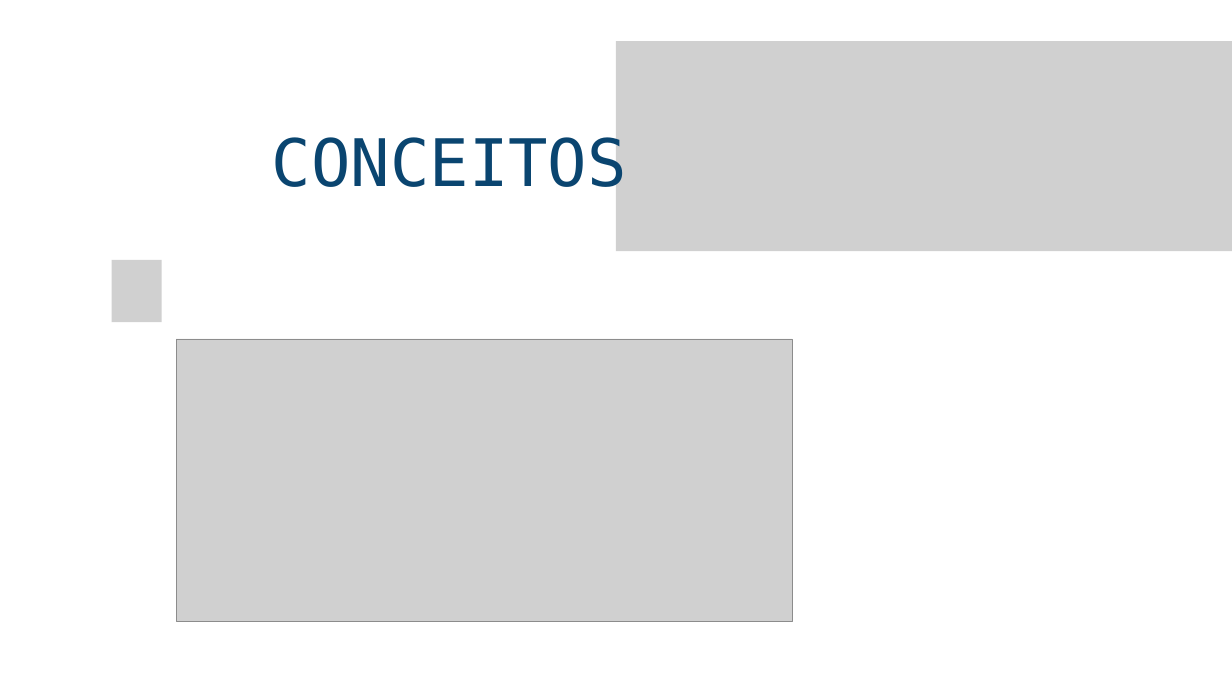
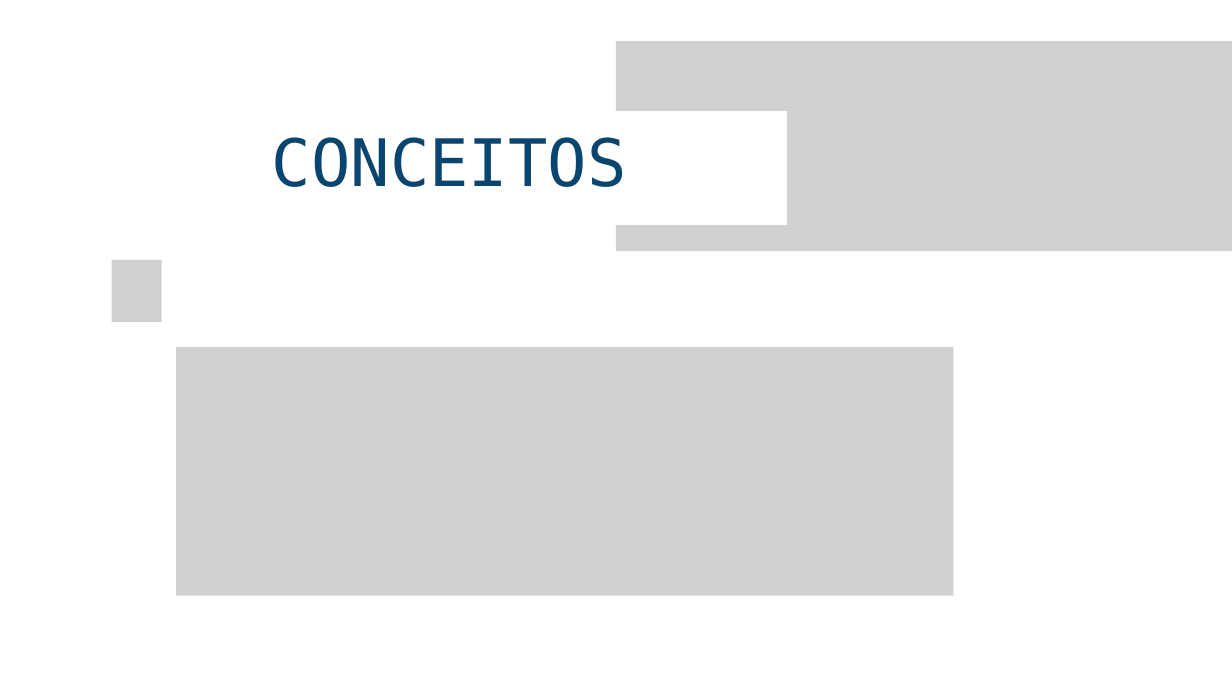
Before and after one commit to jair-ferreira-rodrigues-neto/seminario-grafos, a slide deck: slide 8 of docs/slides/Slides.pptx. Drawn at 1232x693 pixels with LibreOffice and Linux fonts; fonts in the diff are those of the drawing; grey boxes stand for pictures; background and template pictures are left out. Boxes give left, top, right and bottom in pixels: in the first picture for what was removed or moved away, otherwise in the second. Text is boxed around its words. In the diff, an @@ line names an element or a change of style, - is before the commit and + after.

```diff
--- a/docs/slides/Slides.pptx
+++ b/docs/slides/Slides.pptx
@@ freeform shape added at (111, 111, 787, 225), fill #FFFFFF @@
@@ picture: place and size @@
-picture at (176, 339, 792, 621)
+picture at (176, 347, 954, 596)
```
Also in this commit, not shown: 17 other slides changed, 4 slides added, 4 slides removed.
